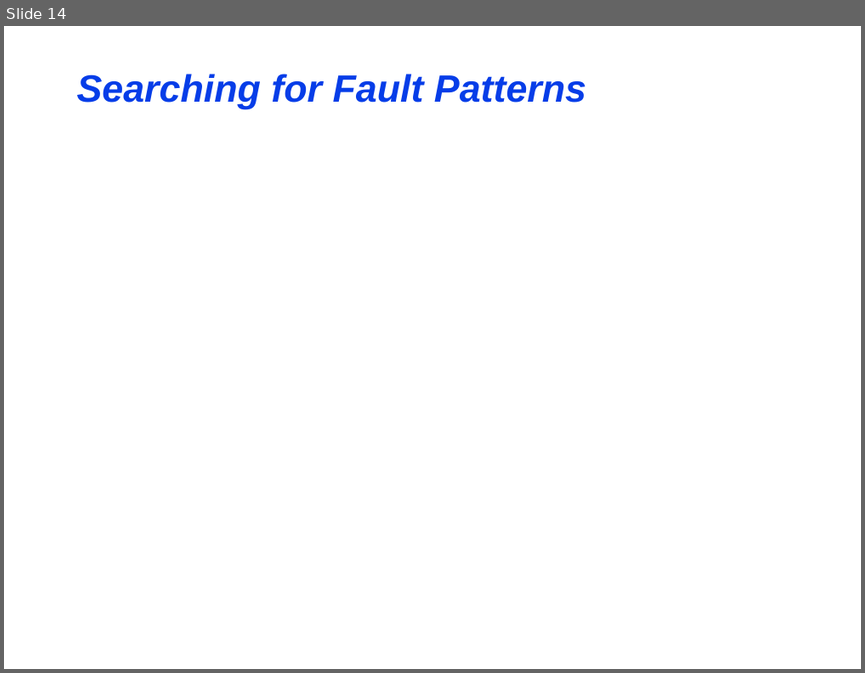
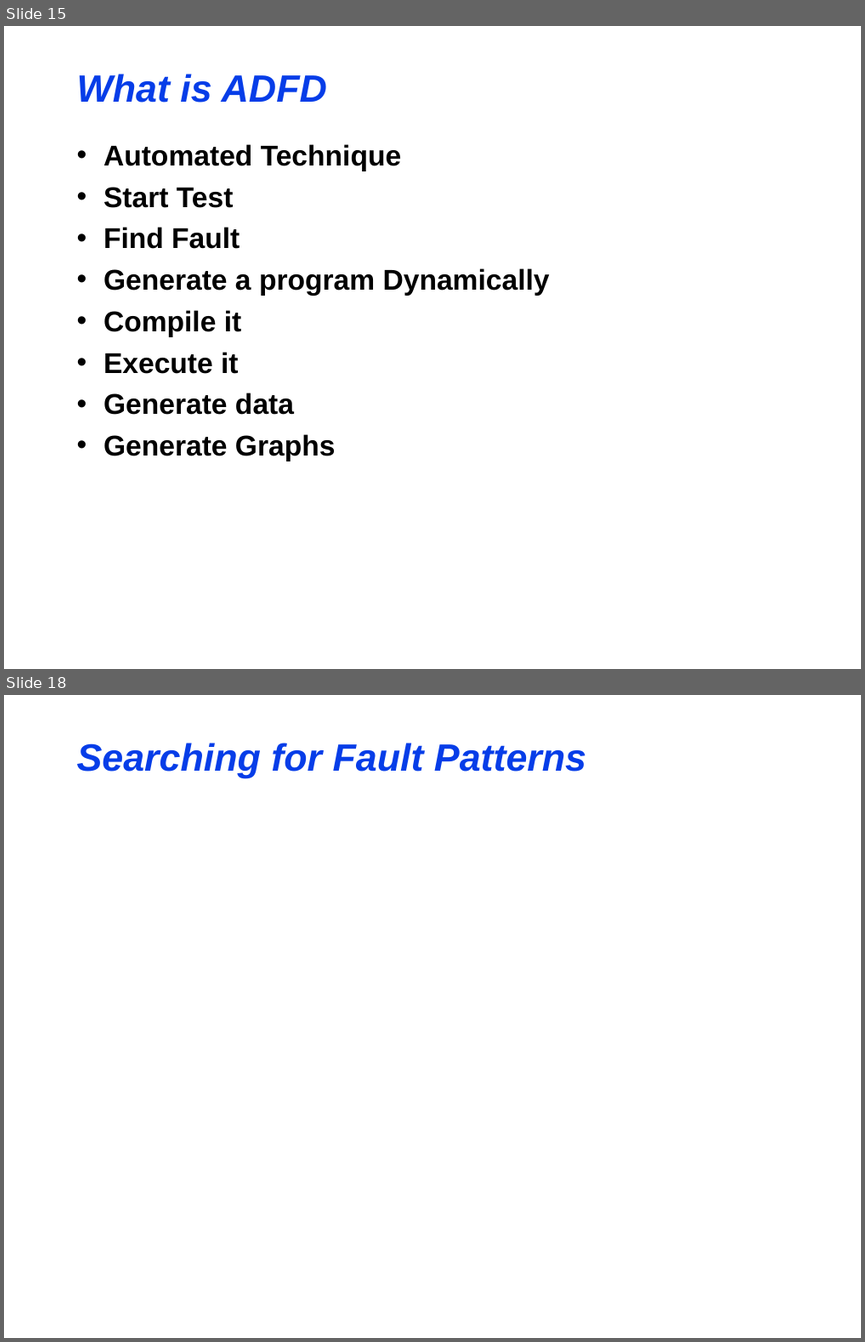
Before and after one commit to maochy/yeti-test, a slide deck: ThesisSeminar/ThesisSeminar.ppt. Shown one above the other, each under a label of ours: slide 14 before the commit, slides 15 and 18 after it; the slides between them are not shown. The pictures are 865x673 and 865x1342 pixels, drawn with LibreOffice and Linux fonts; fonts in the diff are those of the drawing. Boxes give left, top, right and bottom in pixels: in the first picture for what was removed or moved away, otherwise in the second. Text is boxed around its words. In the diff, an @@ line names an element or a change of style, - is before the commit and + after.

```diff
--- a/ThesisSeminar/ThesisSeminar.ppt
+++ b/ThesisSeminar/ThesisSeminar.ppt
@@ slide 15 added at <box>4,26,861,669</box>, background #FFFFFF @@
@@ title added at <box>77,74,327,102</box>, 32 pt, text #063DE8, bold, italic @@
+What is ADFD
@@ text added at <box>103,144,550,461</box>, 24 pt, text #000000, bold @@
+• Automated Technique
+• Start Test
+• Find Fault
+• Generate a program Dynamically
+• Compile it
+• Execute it
+• Generate data
+• Generate Graphs
@@ what was slide 14 is now slide 18 @@
```
Also in this commit, not shown: 1 slide changed, 3 other slides added, 2 slides removed.
